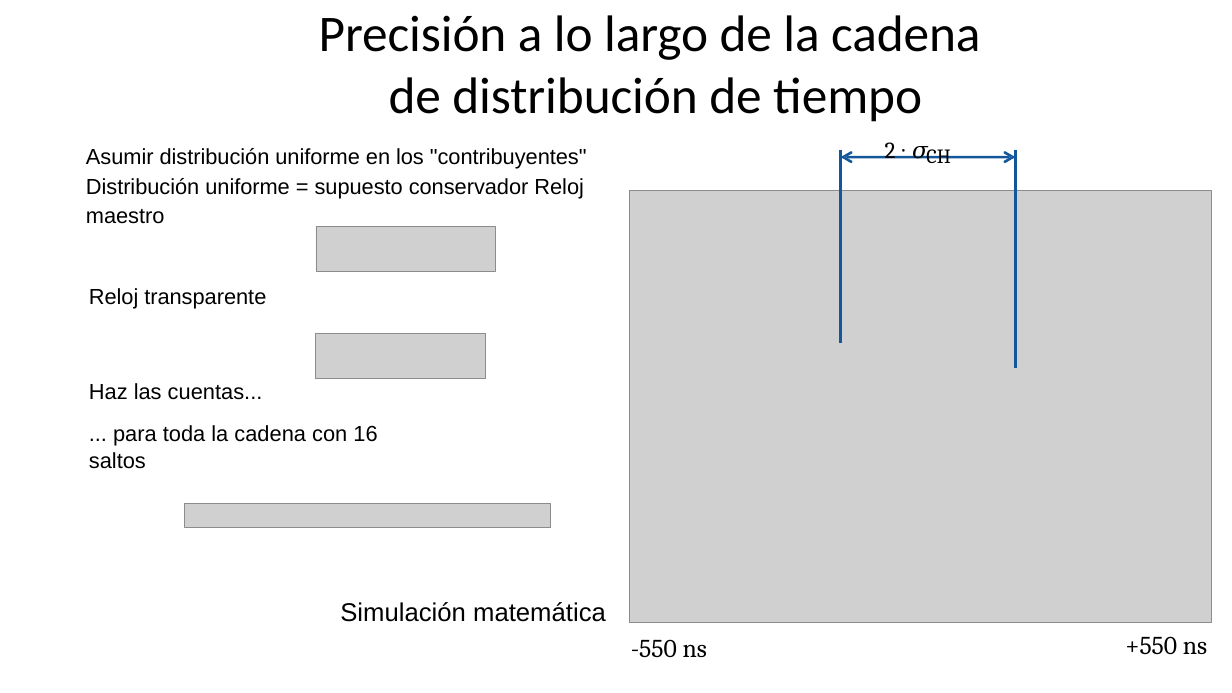
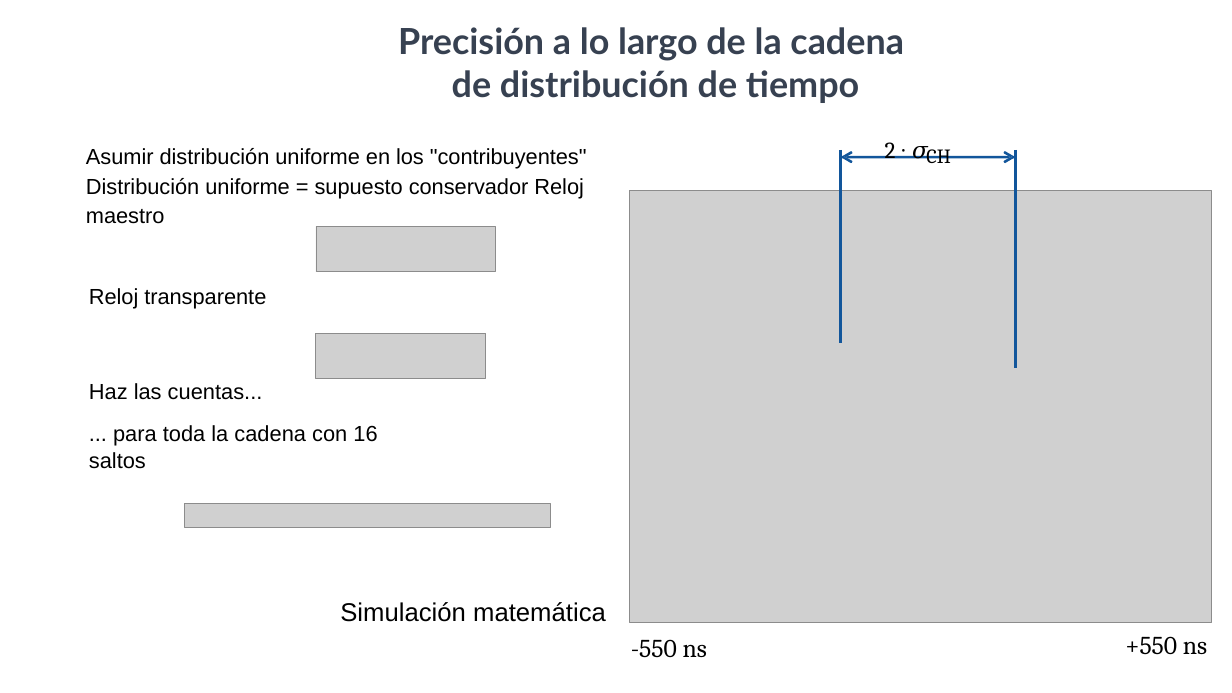
Before and after one commit to SiwaNetwork/QUANTUM, a slide deck: slide 8 of Time-Card/ДОКУМЕНТЫ/МАТЕРИАЛ СТАТЬИ/Применение в энергетике испанский.pptx. Drawn at 1232x693 pixels with LibreOffice and Linux fonts; fonts in the diff are those of the drawing; grey boxes stand for pictures. Boxes give left, top, right and bottom in pixels: in the first picture for what was removed or moved away, otherwise in the second. Text is boxed around its words. In the diff, an @@ line names an element or a change of style, - is before the commit and + after.

```diff
--- a/Time-Card/ДОКУМЕНТЫ/МАТЕРИАЛ СТАТЬИ/Применение в энергетике испанский.pptx
+++ b/Time-Card/ДОКУМЕНТЫ/МАТЕРИАЛ СТАТЬИ/Применение в энергетике испанский.pptx
@@ title "Precisión a lo largo de ...": place and size @@
-title "Precisión a lo largo de ..." at (319,15,980,122)
+title "Precisión a lo largo de ..." at (398,27,904,103)
@@ title "Precisión a lo largo de ..." at (398,27,904,103): size 40 to 28 pt, font Calibri to Lato, text colour #000000 to #374151, letter spacing -0.1 to 0 pt, bold on @@
```
Also in this commit, not shown: 9 other slides changed, 3 slides added, 7 slides removed.
